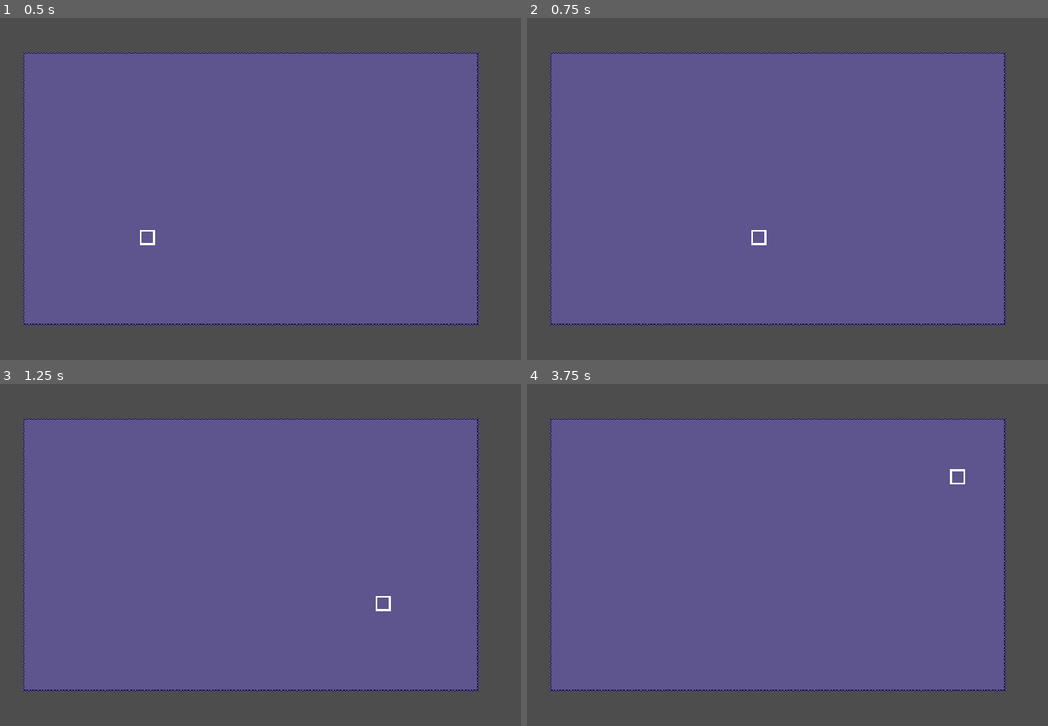
Above: before the commit, frames 1-4 (two rows, left to right).
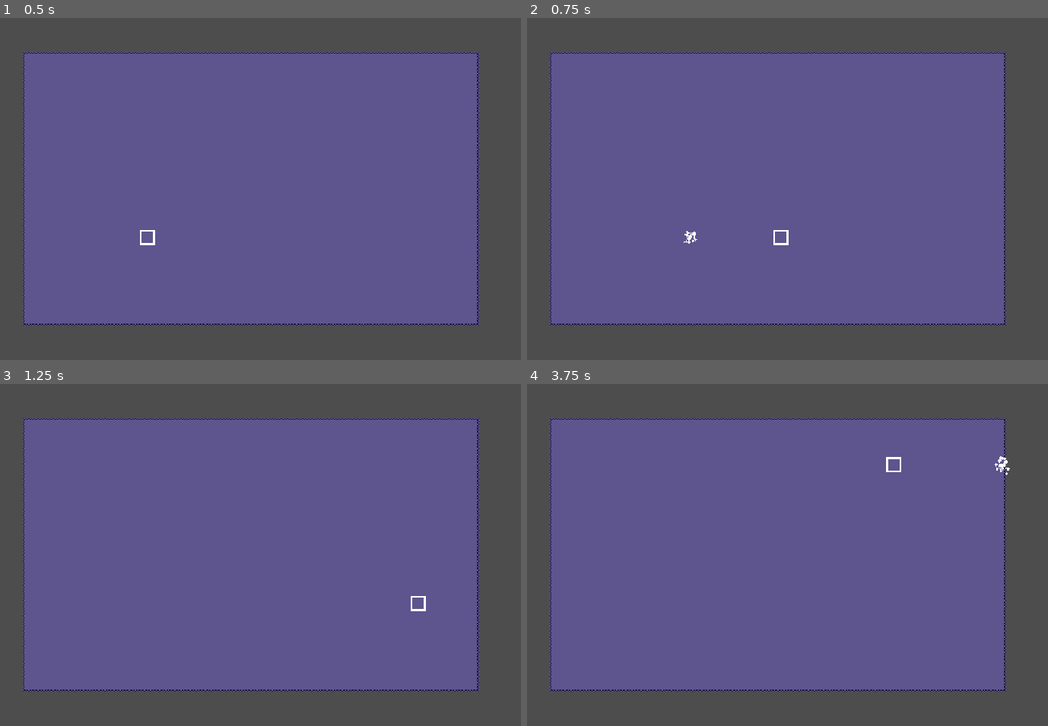
Above: after the commit, the same moments.

Repository: Enoxboo/Project-R
Game: Godot game, scene res://Levels/arena.tscn
Same seed, same stepped clock (60 frames per second), same inputs: the game is played once before the commit and once after it.
Inputs:
- Up to frame 1 (0.5 s): no input
- Up to frame 2 (0.75 s): tap Enter at 0.5 s; hold D (move_right) from 0.53 s (still down); tap Space (dash) at 0.6 s
- Up to frame 3 (1.25 s): keep holding D (move_right)
- Up to frame 4 (3.75 s): tap Space (dash) at 1.25, 1.35, 2.1, 2.75, 2.85, 3.6 s; release D (move_right) at 1.28 s; hold S (move_down) 1.28-2.03 s; tap Enter at 2, 3.5 s; hold D (move_right) 2.03-2.78 s; hold W (move_up) 2.78-3.53 s; hold A (move_left) from 3.53 s (still down)

Frame 1 is identical in both runs. In frame 2, 0.2% of the frame differs, in the area x 30-51%, y 62-67%; in frame 3, 0.1%; in frame 4, 0.2%, in the area x 68-93%, y 21-30%.

Commit message:
feat(dash): add dash burst particles

Diff:
--- a/Characters/Player/player.tscn
+++ b/Characters/Player/player.tscn
@@ -6,9 +6,29 @@
 [ext_resource type="Script" uid="uid://bkg8rfh1hctco" path="res://StateMachine/state_machine.gd" id="3_bqsbk"]
 [ext_resource type="Script" uid="uid://xgayqj6cloig" path="res://Characters/States/move.gd" id="5_osktb"]
 [ext_resource type="Script" uid="uid://bml6n30u6d7hs" path="res://Characters/States/dash.gd" id="6_osktb"]
+[ext_resource type="Texture2D" uid="uid://d3xd0ixx0r73x" path="res://Characters/Player/_Sprites/dash_trail.png" id="7_7vev3"]
 
 [sub_resource type="RectangleShape2D" id="RectangleShape2D_j341n"]
 size = Vector2(16, 16)
+
+[sub_resource type="Gradient" id="Gradient_7vev3"]
+offsets = PackedFloat32Array(0.2735849, 1)
+colors = PackedColorArray(1, 1, 1, 1, 1, 1, 1, 0)
+
+[sub_resource type="GradientTexture1D" id="GradientTexture1D_klx3t"]
+gradient = SubResource("Gradient_7vev3")
+
+[sub_resource type="ParticleProcessMaterial" id="ParticleProcessMaterial_klx3t"]
+lifetime_randomness = 0.3
+particle_flag_disable_z = true
+spread = 30.0
+initial_velocity_min = 50.0
+initial_velocity_max = 150.0
+gravity = Vector3(0, 0, 0)
+damping_min = 1.0
+damping_max = 3.0000002
+scale_min = 0.5
+color_ramp = SubResource("GradientTexture1D_klx3t")
 
 [node name="Player" type="CharacterBody2D"]
 collision_layer = 2
@@ -21,10 +41,20 @@
 [node name="CollisionShape" type="CollisionShape2D" parent="."]
 shape = SubResource("RectangleShape2D_j341n")
 
+[node name="DashBurst" type="GPUParticles2D" parent="."]
+emitting = false
+amount = 20
+texture = ExtResource("7_7vev3")
+lifetime = 0.5
+one_shot = true
+explosiveness = 1.0
+process_material = SubResource("ParticleProcessMaterial_klx3t")
+
 [node name="DashDurationTimer" type="Timer" parent="."]
 one_shot = true
 
 [node name="DashCooldownTimer" type="Timer" parent="."]
+one_shot = true
 
 [node name="StateMachine" type="Node" parent="."]
 script = ExtResource("3_bqsbk")
--- a/Characters/States/dash.gd
+++ b/Characters/States/dash.gd
@@ -2,18 +2,26 @@
 
 func enter() -> void:
 	character.can_dash = false
-	var input_dir = character.get_input_direction()
-	var dash_direction: Vector2
-	if input_dir:
-		dash_direction = input_dir
-	else:
-		dash_direction = character.last_direction
+
+	var input_dir := character.get_input_direction()
+	var dash_dir := input_dir if input_dir else character.last_direction
+
+	_set_dash_particles_direction(-dash_dir)
+
+	character.velocity = dash_dir * character.data.dash_force
 	character.dash_duration_timer.start()
 	character.dash_cooldown_timer.start()
-	character.velocity = dash_direction * character.data.dash_force
+
+	character.start_dash_particles()
+
 
 func physics_update(_delta: float) -> void:
 	character.move_and_slide()
+
+
+func _set_dash_particles_direction(direction: Vector2) -> void:
+	var material := character.dash_burst.process_material
+	material.direction = Vector3(direction.x, direction.y, 0.0)
 
 
 func _on_dash_duration_timer_timeout() -> void:
--- a/Characters/character.gd
+++ b/Characters/character.gd
@@ -4,6 +4,7 @@
 
 @onready var dash_duration_timer: Timer = $DashDurationTimer
 @onready var dash_cooldown_timer: Timer = $DashCooldownTimer
+@onready var dash_burst: GPUParticles2D = $DashBurst
 
 @export var data: CharacterData
 
@@ -11,6 +12,7 @@
 var last_direction: Vector2
 
 func _ready() -> void:
+	dash_burst.process_material = dash_burst.process_material.duplicate()
 	dash_duration_timer.wait_time = data.dash_time
 	dash_cooldown_timer.wait_time = data.dash_cooldown
 
@@ -19,3 +21,6 @@
 		Input.get_axis("move_left", "move_right"),
 		Input.get_axis("move_up", "move_down")
 	).normalized()
+
+func start_dash_particles() -> void:
+	dash_burst.emitting = true
--- a/Characters/character_data.gd
+++ b/Characters/character_data.gd
@@ -5,6 +5,6 @@
 @export var speed: float = 300.0
 @export var acceleration: float = 3000.0
 @export var friction: float = 2000.0
-@export var dash_force: float = 700.0
-@export var dash_time: float = 0.075
-@export var dash_cooldown: float = 2.0
+@export var dash_force: float = 1000.0
+@export var dash_time: float = 0.02
+@export var dash_cooldown: float = 1.0
Binary file added: Characters/Player/_Sprites/dash_trail.png
Not shown, added: Characters/Player/_Sprites/dash_trail.png.import
Not shown: 1 places in Characters/Player/player.tscn that only renumber resources
